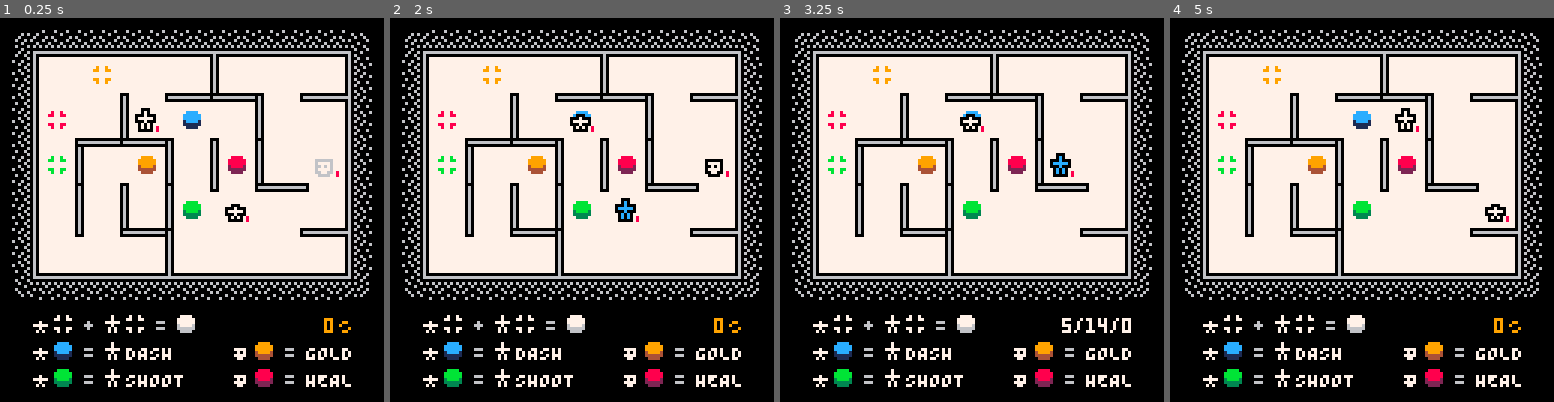
Above: before the commit, frames 1-4 (left to right).
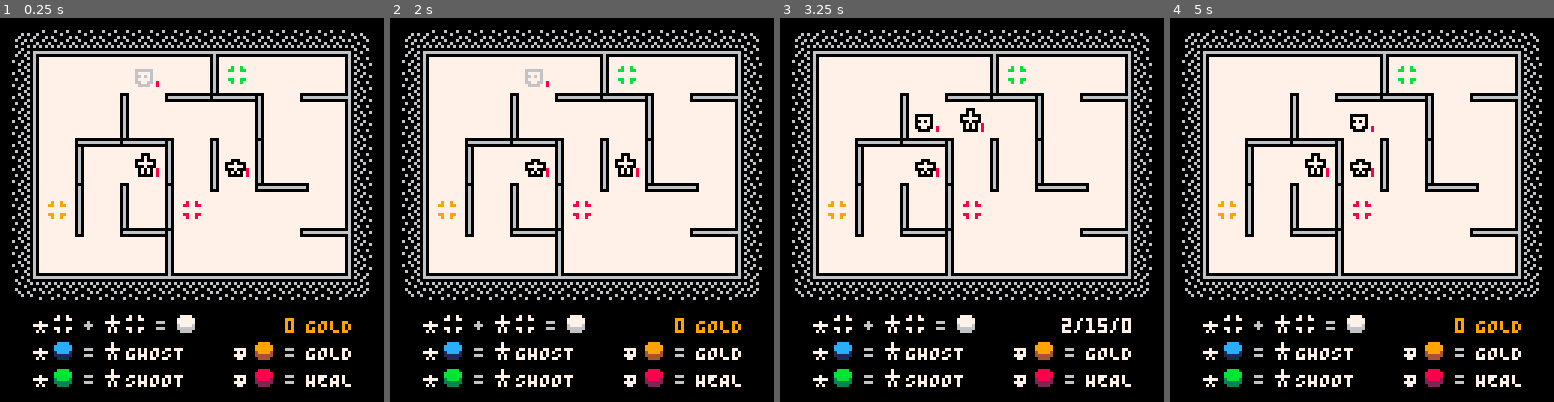
Above: after the commit, the same moments.

Repository: taylordolan/grid-folks
Game: PICO-8 cartridge grid_folks.p8
The game is run twice, just before and just after one commit, with the same random seed, the same clock (stepped at 60 frames per second) and the same inputs.
Inputs:
- Up to frame 1 (0.25 s): no input
- Up to frame 2 (2 s): tap X (X key) at 0.33, 1.07, 1.85 s; tap O (Z key) at 0.7, 1.7 s; hold Right from 1.6 s (still down)
- Up to frame 3 (3.25 s): release Right at 2.1 s; tap O (Z key) at 2.1, 2.5, 2.9 s; hold Up 2.15-2.42 s; hold Right 2.47-3.03 s; tap X (X key) at 2.97 s; hold Left from 3.08 s (still down)
- Up to frame 4 (5 s): tap O (Z key) every 0.4 s from 3.3 to 4.9 s; release Left at 3.58 s; hold Down 3.63-3.97 s; hold Right 4.02-4.68 s; tap X (X key) at 4.08 s; hold Up from 4.73 s (still down)

The runs differ from the first frame. In frame 1, 2.3% of the frame differs, in the area x 12-92%, y 12-90%; in frame 2, 2.2%; in frame 3, 1.8%; in frame 4, 2.2%.

Commit message:
clean up

Diff:
--- a/grid_folks.p8
+++ b/grid_folks.p8
@@ -5,30 +5,18 @@
 -- taylor d
 
 -- todo
--- [x] try a 5 x 7 board instead
--- [x] maybe i can avoid placing pads on heroes' tiles now?
--- [x] clean up
--- [x] fix bug: when a button appears where an enemy becomes un-stunned, it appears on top
--- [x] heroes hop when activated
--- [x] objects should contain their own draw functions
--- [x] support for manually setting spawn rates
--- [x] replace dash with moving and hitting through walls
--- [x] move against walls to wait
--- [x] bring back enemy eggs that can't be attacked. they should not be allowed to deploy next to heroes
--- [x] charging functionality
--- [x] i think you should be able to shoot eggs, which means i should bring back rendering their health
--- [x] shoot should go through enemies
--- [x] bring charging back
--- [x] nevermind
--- [x] fix heroes walking through heroes
--- [ ] what happens if the game tries to create a bolt when the board is full?
--- [ ] move into a hero to wait
--- [ ] fix load time on generating walls
+-- [ ] refactor sprite coloring
+-- [ ] balance enemy spawn rate
+-- [ ] affordance for stepping on pads
+-- [ ] affordance for shooting
+-- [ ] affordance for walking through walls
+-- [ ] transitions for taking damage (hero and enemy)
 -- [ ] animation for enemy death
 -- [ ] when multiple enemies are present, they should act in random order
--- [ ] randomly distribute starting abilities
--- [ ] convert s{} to sx and sy
--- [ ] new enemy types?
+-- [ ] nice looking end game states
+-- [ ] title screen?
+-- [ ] better instructions presentation?
+-- [ ] convert s{} to sx and sy?
 
 -- game state that gets refreshed on restart
 function _init()
@@ -85,7 +73,6 @@
   remaining_shot_frames = 0 -- for how many frames should the current shot be drawn?
   border_color = 0
   set_border_color()
-  -- wall_color = border_color
 
   -- sounds dictionary
   sounds = {
@@ -93,7 +80,7 @@
     health = 026,
     score = 022,
     shoot = 029,
-    dash = 025,
+    ghost = 025,
     step = 021,
     advance = 027,
     pad_step = 028,
@@ -106,17 +93,17 @@
   sprites = {
     floor = 003,
     hero = 017,
-    hero_dash = 019,
+    hero_ghost = 019,
     hero_shoot = 021,
     enemy = 002,
     enemy_stunned = 004,
     wall_right = 005,
     wall_down = 006,
-    button_dash = 023,
+    button_ghost = 023,
     button_shoot = 024,
     button_health = 025,
     button_score = 026,
-    pad_dash = 007,
+    pad_ghost = 007,
     pad_shoot = 008,
     pad_health = 009,
     pad_score = 010,
@@ -156,17 +143,17 @@
   input_queue = {}
 
   -- initial buttons
-  set_tile(new_button("dash"), {4,2})
-  set_tile(new_button("shoot"), {4,4})
-  set_tile(new_button("health"), {5,3})
-  set_tile(new_button("score"), {3,3})
+  -- set_tile(new_button("ghost"), {4,2})
+  -- set_tile(new_button("shoot"), {4,4})
+  -- set_tile(new_button("health"), {5,3})
+  -- set_tile(new_button("score"), {3,3})
 
   -- heroes
   hero_a = create_hero()
   hero_b = create_hero()
   heroes = {hero_a, hero_b}
-  set_tile(hero_a, {3,2})
-  set_tile(hero_b, {5,4})
+  set_tile(hero_a, {3,3})
+  set_tile(hero_b, {5,3})
 
   -- initial walls
   refresh_walls()
@@ -179,13 +166,13 @@
 
   -- spawn rate stuff
   spawn_rates = {
-    [1] = 14,
-    [30] = 12,
+    [1] = 15,
+    [30] = 13,
     [60] = 10,
-    [95] = 8,
-    [130] = 6,
-    [160] = 5,
-    [200] = 4,
+    [100] = 8,
+    [140] = 6,
+    [180] = 5,
+    [210] = 4,
     [240] = 3,
     [300] = 2,
     [360] = 1,
@@ -588,12 +575,12 @@
     spr(012, x_pos + 48, y_pos - 2)
     y_pos += line_height
 
-    -- dash
+    -- ghost
     spr(sprites.hero, x_pos, y_pos - 2)
-    spr(sprites.button_dash, x_pos + 7, y_pos - 2)
+    spr(sprites.button_ghost, x_pos + 7, y_pos - 2)
     print("=", x_pos + 18, y_pos, 06)
     spr(sprites.hero + 1, x_pos + 24, y_pos - 2)
-    print(smallcaps("dash"), x_pos + 32, y_pos, text_color)
+    print(smallcaps("ghost"), x_pos + 32, y_pos, text_color)
     y_pos += line_height
 
     -- shoot
@@ -624,11 +611,10 @@
 
   function draw_score()
     if not debug_mode then
-      pal(colors.tan, false)
-      spr(sprites.gold, 112, 98)
-      local score_text = score.. ""
-      print(score_text, 112 - #score_text * 4, 100, colors.orange)
-      pal()
+      local text = smallcaps("gold")
+      local num = score .. ""
+      print(text, 118 - #text * 4, 100, colors.orange)
+      print(num, 99 - #num * 4, 100, colors.orange)
     else
       local text = turns .."/"..spawn_rate.."/"..score
       print(text, 118 - #text * 4, 100, colors.white)
@@ -863,10 +849,10 @@
 		type = "hero",
     base_sprite = sprites.hero,
     sprite = null,
-    max_health = 2,
-    health = 2,
+    max_health = 3,
+    health = 3,
     -- buttons
-    dash = false,
+    ghost = false,
     shoot = false,
 
       -- this is called when the player hits a direction on their turn.
@@ -899,34 +885,34 @@
 
       -- given a direction, this returns the nearest enemy in line of sight
       -- or `false` if there's not one
-      function get_shoot_target(direction)
-
-        local now_tile = {self.x, self.y}
-        local x_vel = direction[1]
-        local y_vel = direction[2]
-
-        while true do
-          -- define the current target
-          local next_tile = {now_tile[1] + x_vel, now_tile[2] + y_vel}
-          -- if `next_tile` is off the map, or there's a wall in the way, return false
-          if
-            location_exists(next_tile) == false or
-            is_wall_between(now_tile, next_tile) or
-            find_type_in_tile("hero", next_tile)
-          then
-            return false
-          end
-          -- if there's an enemy in the target, return it
-          local enemy = find_type_in_tile("enemy", next_tile)
-          if enemy then
-            return enemy
-          end
-          -- set `current` to `next_tile` and keep going
-          now_tile = next_tile
-        end
-      end
-
-      function get_dash_dest(direction)
+      -- function get_shoot_target(direction)
+
+      --   local now_tile = {self.x, self.y}
+      --   local x_vel = direction[1]
+      --   local y_vel = direction[2]
+
+      --   while true do
+      --     -- define the current target
+      --     local next_tile = {now_tile[1] + x_vel, now_tile[2] + y_vel}
+      --     -- if `next_tile` is off the map, or there's a wall in the way, return false
+      --     if
+      --       location_exists(next_tile) == false or
+      --       is_wall_between(now_tile, next_tile) or
+      --       find_type_in_tile("hero", next_tile)
+      --     then
+      --       return false
+      --     end
+      --     -- if there's an enemy in the target, return it
+      --     local enemy = find_type_in_tile("enemy", next_tile)
+      --     if enemy then
+      --       return enemy
+      --     end
+      --     -- set `current` to `next_tile` and keep going
+      --     now_tile = next_tile
+      --   end
+      -- end
+
+      function get_shoot_dest(direction)
 
         local now_tile = {self.x, self.y}
         local x_vel = direction[1]
@@ -947,7 +933,7 @@
         end
       end
 
-      function get_dash_targets(direction)
+      function get_shoot_targets(direction)
 
         local now_tile = {self.x, self.y}
         local x_vel = direction[1]
@@ -984,7 +970,7 @@
         local wall = is_wall_between({self.x, self.y}, next_tile)
 
         -- if ghost is enabled and there's a wall in the way
-        if self.dash then
+        if self.ghost then
           if enemy then
             hit_enemy(enemy, 2)
             delay += transition_frames
@@ -998,12 +984,12 @@
         elseif not wall then
 
           -- if shoot is enabled and shoot targets exist
-          local shoot_targets = get_dash_targets(direction)
+          local shoot_targets = get_shoot_targets(direction)
           if self.shoot and #shoot_targets > 0 then
             for next in all(shoot_targets) do
               hit_enemy(next, 2)
             end
-            local shot_dest = get_dash_dest(direction)
+            local shot_dest = get_shoot_dest(direction)
             local screen_shot_dest = board_position_to_screen_position(shot_dest)
 
             shot_points = {self.s, screen_shot_dest}
@@ -1058,14 +1044,14 @@
     local ally_xy = {ally.x, ally.y}
 
     -- set hero deets to their defaults
-    next.dash = false
+    next.ghost = false
     next.shoot = false
     next.base_sprite = sprites.hero
 
     -- if the ally's tile is a button, update the hero's deets
     local button = find_type_in_tile("button", ally_xy)
     if button then
-      if button.name == "dash" or button.name == "shoot" then
+      if button.name == "ghost" or button.name == "shoot" then
         next[button.name] = true
         next.base_sprite = button.hero_sprite
       end
@@ -1560,7 +1546,7 @@
   end
 
   local current_types = {
-    "dash",
+    "ghost",
     "shoot",
     "health",
     "score"
